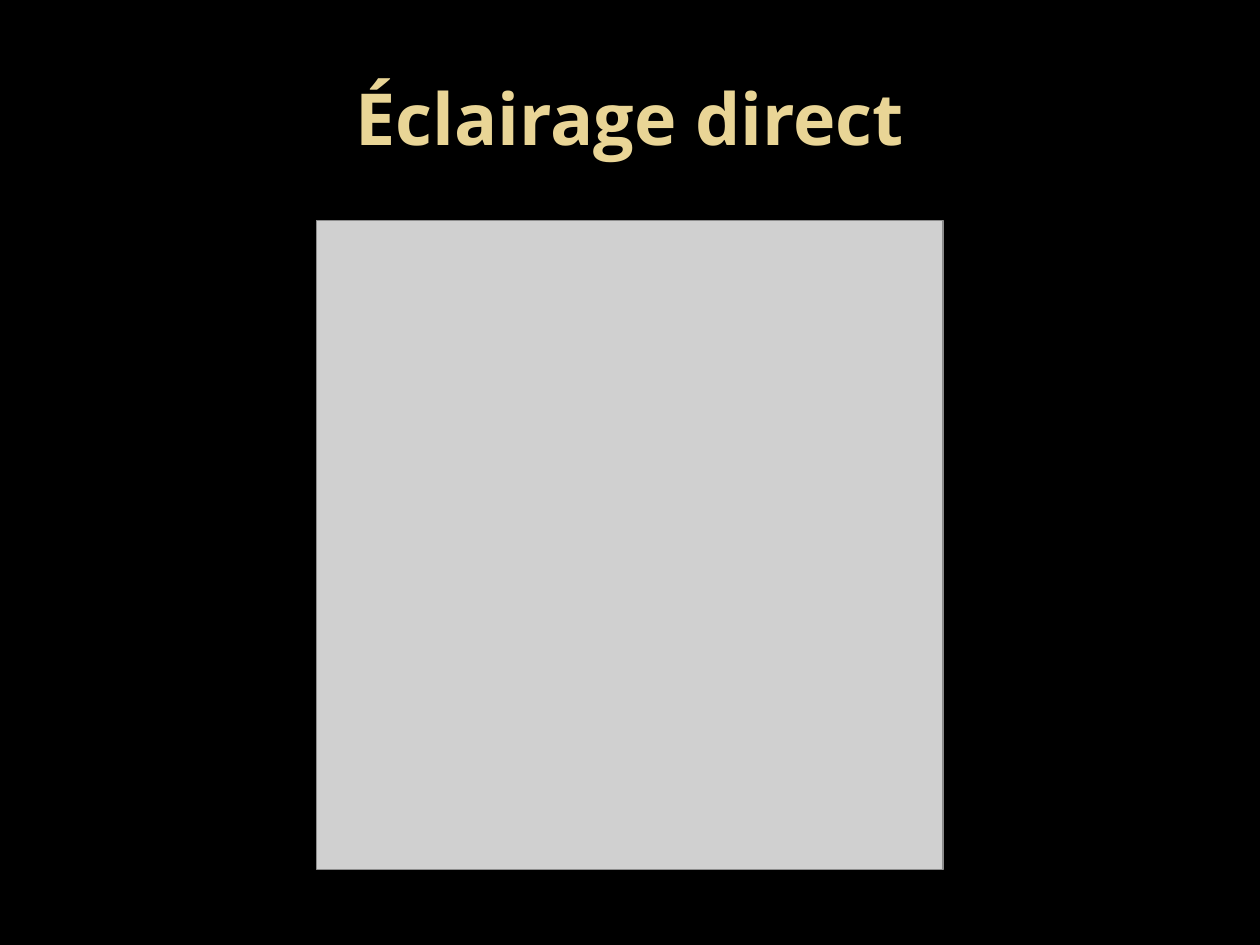
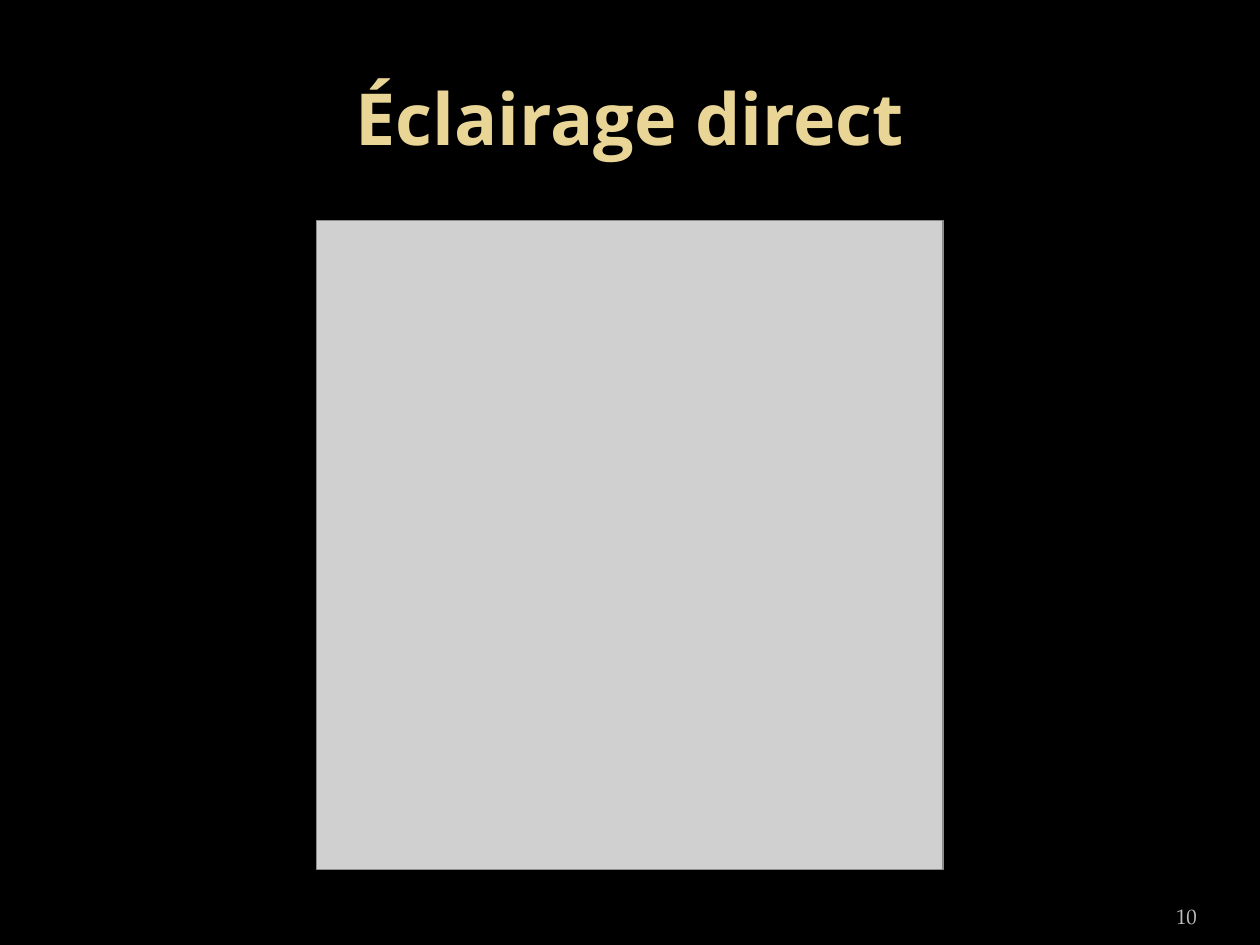
Before and after one commit to ArnaudDouceur/3D-Ray-Tracing-Engine, a slide deck: slide 10 of Soutenance 3D/infsi350_douceur_ross.pptx (slide 11 before the commit). Drawn at 1260x945 pixels with LibreOffice and Linux fonts; fonts in the diff are those of the drawing; grey boxes stand for pictures. Boxes give left, top, right and bottom in pixels: in the first picture for what was removed or moved away, otherwise in the second. Text is boxed around its words. In the diff, an @@ line names an element or a change of style, - is before the commit and + after.

```diff
--- a/Soutenance 3D/infsi350_douceur_ross.pptx
+++ b/Soutenance 3D/infsi350_douceur_ross.pptx
@@ page number added at [1176,909,1197,925], 12 pt, text #BDBDBD @@
+10
```
Also in this commit, not shown: 11 other slides changed, 2 slides removed.
